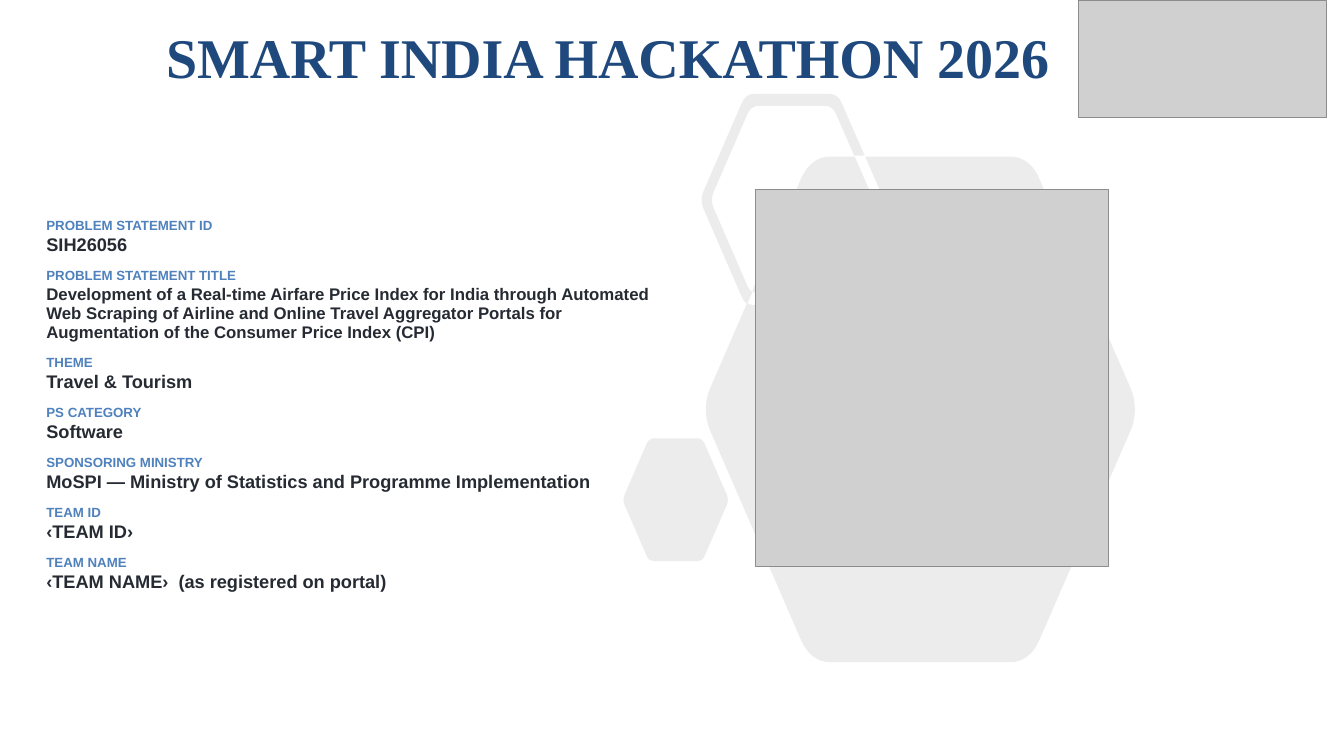
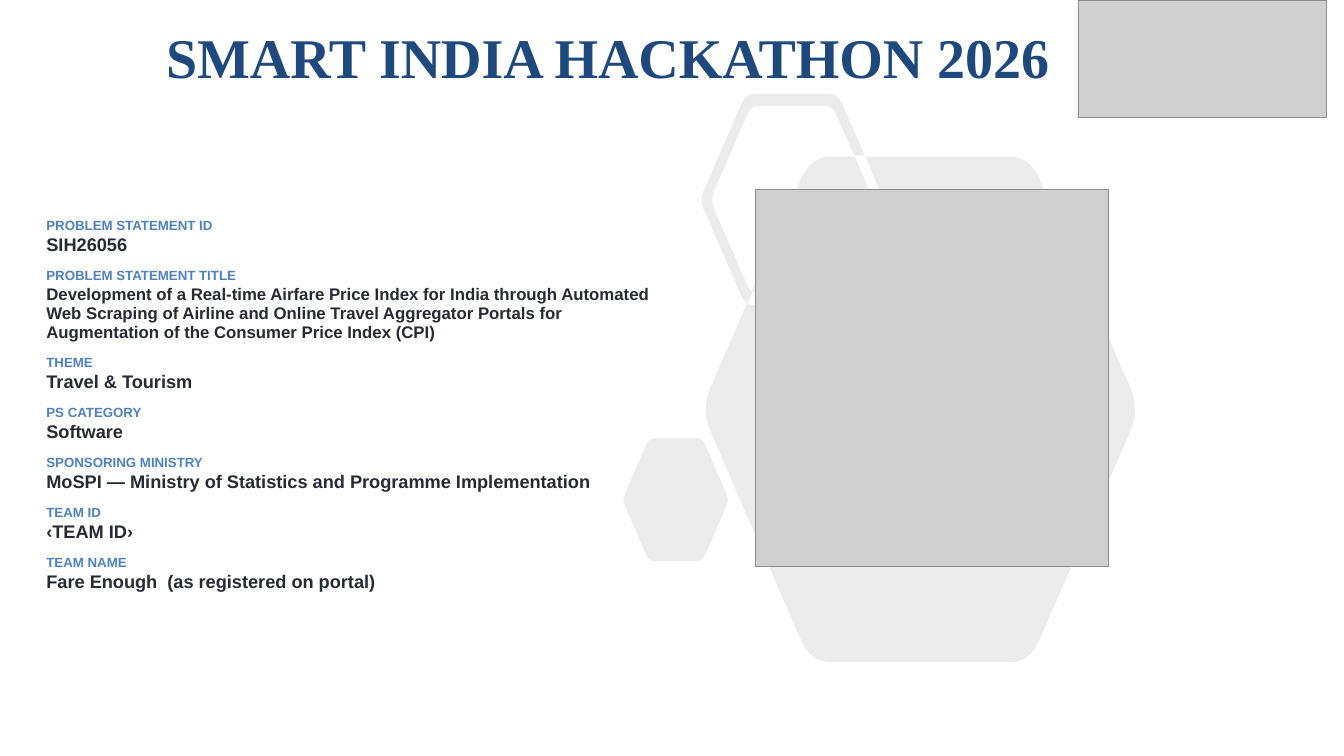
Before and after one commit to BradCage-afk/sih-2026-airfare-index, a slide deck: slide 1 of SIH26056-Idea-Presentation.pptx. Drawn at 1344x756 pixels with LibreOffice and Linux fonts; fonts in the diff are those of the drawing; grey boxes stand for pictures. Boxes give left, top, right and bottom in pixels: in the first picture for what was removed or moved away, otherwise in the second. Text is boxed around its words. In the diff, an @@ line names an element or a change of style, - is before the commit and + after.

```diff
--- a/SIH26056-Idea-Presentation.pptx
+++ b/SIH26056-Idea-Presentation.pptx
@@ text at bbox=[46, 574, 375, 592]: text changed @@
-‹TEAM NAME› (as registered on portal)
+Fare Enough (as registered on portal)
```
Also in this commit, not shown: 5 other slides changed, 5 other files.
